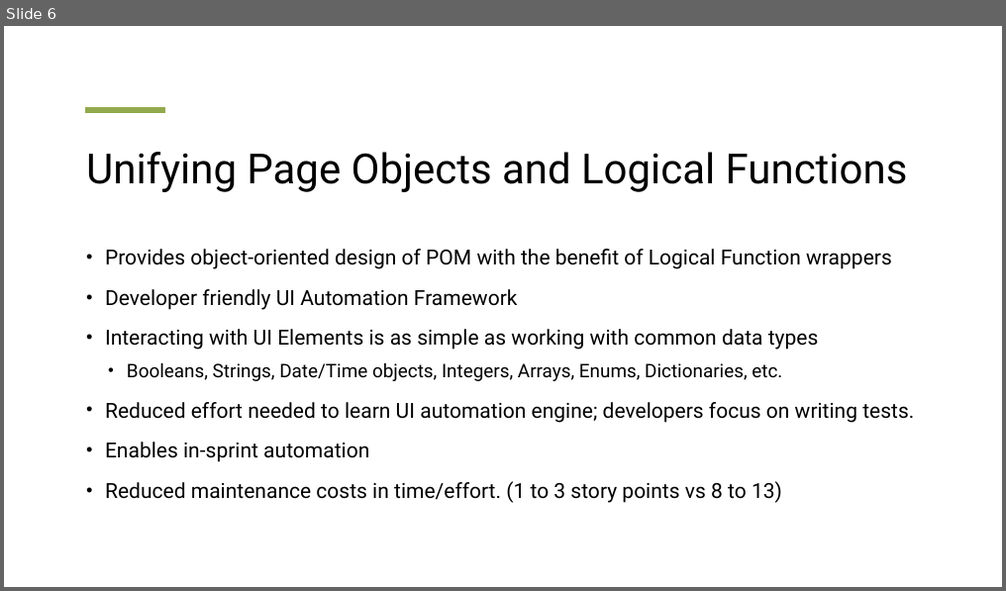
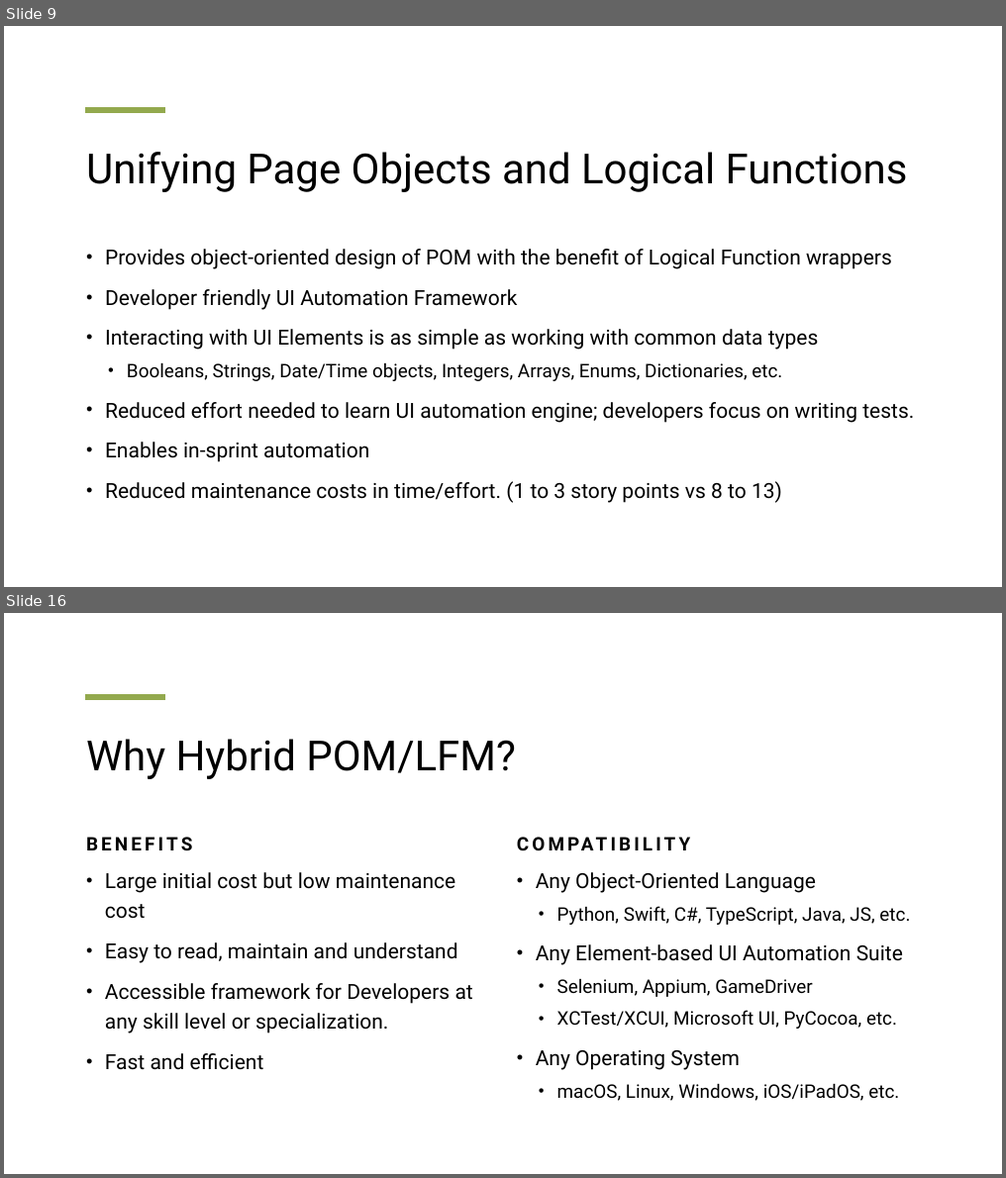
Before and after one commit to Snip3rM00n/pnsqc_quality_jam_demo, a slide deck: HybridPOMLFM.pptx. Shown one above the other, each under a label of ours: slide 6 before the commit, slides 9 and 16 after it; the slides between them are not shown. The pictures are 1006x591 and 1006x1178 pixels, drawn with LibreOffice and Linux fonts; fonts in the diff are those of the drawing. Boxes give left, top, right and bottom in pixels: in the first picture for what was removed or moved away, otherwise in the second. Text is boxed around its words. In the diff, an @@ line names an element or a change of style, - is before the commit and + after.

```diff
--- a/HybridPOMLFM.pptx
+++ b/HybridPOMLFM.pptx
@@ slide 16 added at box(4, 613, 1002, 1174), background #FFFFFF; not listed: 1 template element that a slide beside it also shows @@
@@ title added at box(86, 739, 515, 779), 40 pt, text #000000 @@
+Why Hybrid POM/LFM?
@@ text added at box(509, 802, 934, 860), 18 pt, text #000000, bold @@
+COMPATIBILITY
@@ text added at box(86, 837, 192, 851), 18 pt, text #000000, bold @@
+BENEFITS
@@ text added at box(105, 872, 473, 1070), 20 pt, text #000000 @@
+• Large initial cost but low maintenance cost
+• Easy to read, maintain and understand
+• Accessible framework for Developers at any skill level or specialization.
+• Fast and efficient
@@ text added at box(536, 872, 910, 1101), 18 pt, text #000000 @@
+• Any Object-Oriented Language
+  • Python, Swift, C#, TypeScript, Java, JS, etc.
+• Any Element-based UI Automation Suite
+  • Selenium, Appium, GameDriver
+  • XCTest/XCUI, Microsoft UI, PyCocoa, etc.
+• Any Operating System
+  • macOS, Linux, Windows, iOS/iPadOS, etc.
@@ what was slide 6 is now slide 9 @@
```
Also in this commit, not shown: 2 slides changed, 9 other slides added, 11 other files.
